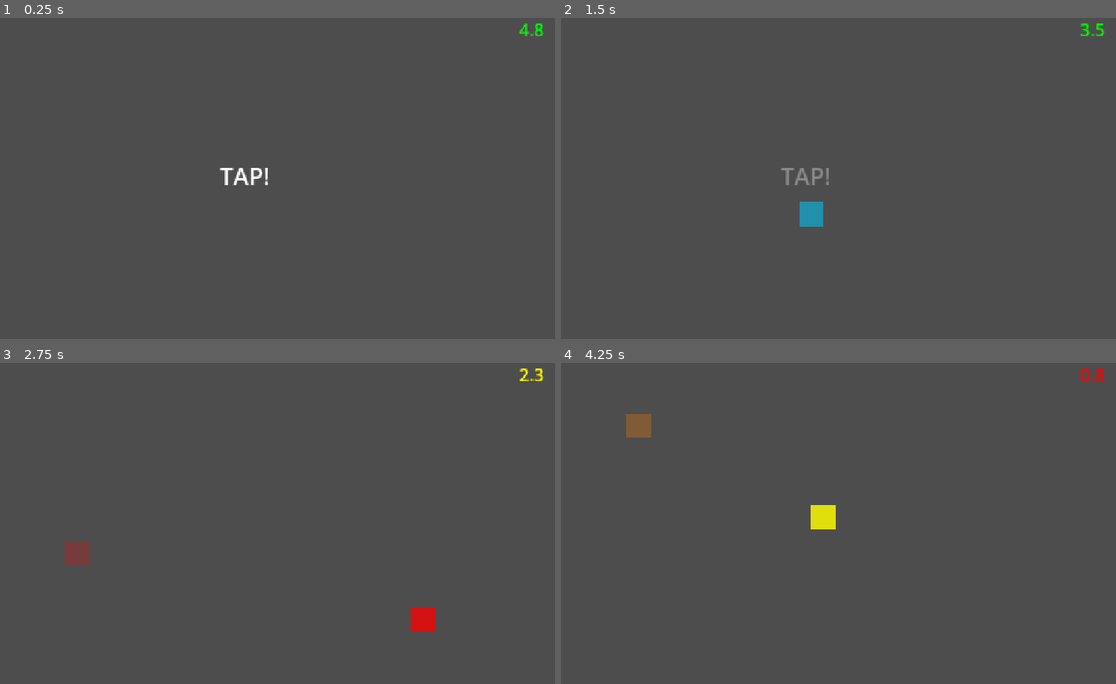
Above: before the commit, frames 1-4 (two rows, left to right).
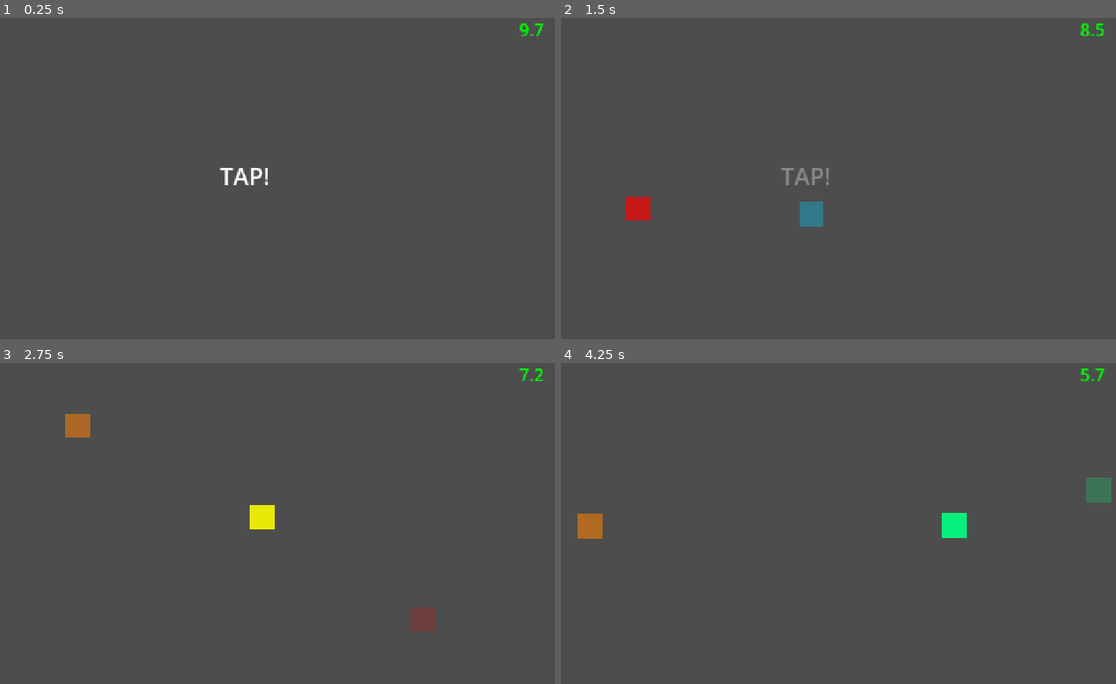
Above: after the commit, the same moments.

Repository: kaorii-ako/NOWWW
Game: Godot game, scene res://scenes/minigames/click_the_targets.tscn
Two runs of this game, one before a commit and one after it. Both use one fixed random seed, a clock stepped at 60 frames per second and the inputs below. This scene is started directly instead of the project's main scene.
Inputs (mouse positions are in pixels of both pictures, inside the frame that each line leads up to):
- Up to frame 1 (0.25 s): no input
- Up to frame 2 (1.5 s): tap Enter at 0.5 s; move the mouse to (943, 172) at 0.52 s; hold Right (ui_right) 0.53-1.28 s; click (943, 172) at 0.67 s; tap Space at 0.77 s; move the mouse to (677, 207) at 1.27 s; hold Left (ui_left) from 1.28 s (still down)
- Up to frame 3 (2.75 s): tap Space at 1.52 s; move the mouse to (305, 456) at 2.02 s; release Left (ui_left) at 2.03 s; hold Right (ui_right) from 2.03 s (still down)
- Up to frame 4 (4.25 s): move the mouse to (771, 603) at 2.77 s; click (771, 603) at 2.92 s; tap Space at 3.02, 3.77 s; move the mouse to (993, 587) at 3.52 s; release Right (ui_right) at 3.53 s; hold Left (ui_left) from 3.53 s (still down)

The runs differ from the first frame. In frame 1, less than 0.1% of the frame differs, in the area x 93-99%, y 1-6%; in frame 2, 0.7%; in frame 3, 1.4%; in frame 4, 1.9%, in the area x 2-100%, y 1-55%.

Commit message:
Make TAP minigame easier: 10s timer, faster spawns
- Increased time limit from 5s to 10s
- Targets spawn every 0.5s instead of 0.8s

Diff:
--- a/scenes/minigames/click_the_targets.tscn
+++ b/scenes/minigames/click_the_targets.tscn
@@ -4,7 +4,7 @@
 
 [node name="ClickTheTargets" type="Node2D"]
 script = ExtResource("1")
-time_limit = 5.0
+time_limit = 10.0
 instruction_text = "TAP!"
 
 [node name="Targets" type="Node2D" parent="."]
--- a/scripts/minigames/click_the_targets.gd
+++ b/scripts/minigames/click_the_targets.gd
@@ -3,13 +3,13 @@
 var targets_clicked: int = 0
 var targets_required: int = 5
 var target_spawn_timer: float = 0.0
-var target_spawn_interval: float = 0.8
+var target_spawn_interval: float = 0.5
 var click_cooldown: float = 0.0
 
 @onready var targets_node = $Targets
 
 func _on_minigame_start():
-	time_limit = 5.0
+	time_limit = 10.0
 	instruction_text = "TAP!"
 
 func _process(delta):
